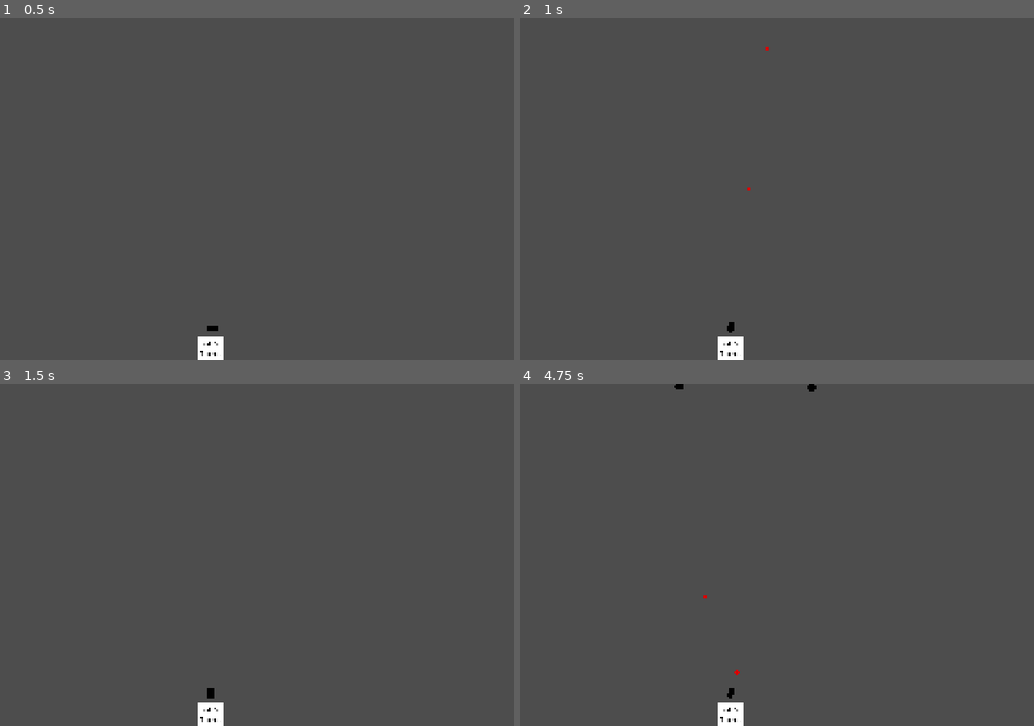
Above: before the commit, frames 1-4 (two rows, left to right).
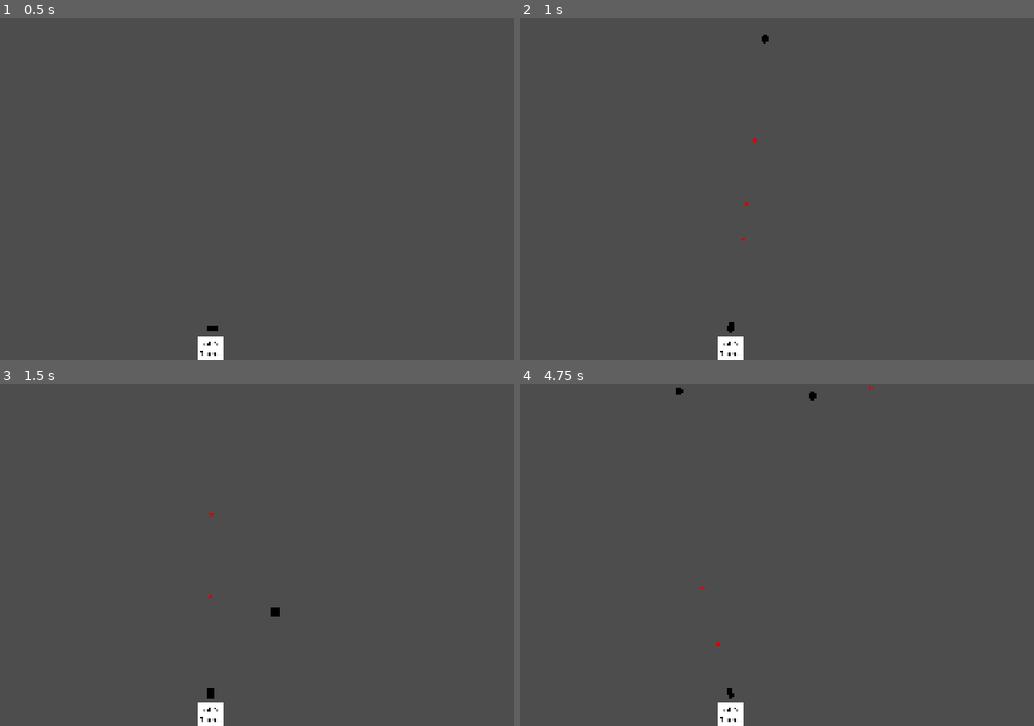
Above: after the commit, the same moments.

Repository: BilgiPasa/2d-gun-turret
Game: Godot game, scene res://Scenes/main_scene.tscn
Two runs of this game, one before a commit and one after it. Both use one fixed random seed, a clock stepped at 60 frames per second and the inputs below.
Inputs (mouse positions are in pixels of both pictures, inside the frame that each line leads up to):
- Up to frame 1 (0.5 s): no input
- Up to frame 2 (1 s): tap Enter at 0.5 s; move the mouse to (864, 171) at 0.52 s
- Up to frame 3 (1.5 s): move the mouse to (87, 572) at 1.27 s
- Up to frame 4 (4.75 s): move the mouse to (792, 479) at 2.02 s; move the mouse to (699, 623) at 2.77 s; move the mouse to (910, 606) at 3.52 s; tap Space at 4.25 s; move the mouse to (545, 503) at 4.27 s

Frame 1 is identical in both runs. In frame 2, less than 0.1% of the frame differs, in the area x 43-49%, y 4-66%; in frame 3, less than 0.1%; in frame 4, 0.2%, in the area x 30-69%, y 0-92%.

Commit message:
Update and add some variables in some scripts, Update to version 0.2.1

Diff:
--- a/Scripts/gun_turret.gd
+++ b/Scripts/gun_turret.gd
@@ -3,8 +3,8 @@
 # * Note: Godot's 2D Y axis increases as you go down and decreases as you go up.
 
 # Shoot Bullet Variables
-const BULLET_DEFAULT_LIN_VEL_X: float = 3000
-const BULLET_MIN_REACH_TIME: float = 0.2
+const BULLET_DEFAULT_LIN_VEL_X: float = 6000
+const BULLET_MIN_REACH_TIME: float = 0.3
 const SHOOT_TIMER_WAIT_TIME: float = 0.1
 const BULLET_SCENE = preload("res://Scenes/bullet.tscn")
 var gravity_amount: float = ProjectSettings.get_setting("physics/2d/default_gravity")
--- a/Scripts/movable_enemy_spawner.gd
+++ b/Scripts/movable_enemy_spawner.gd
@@ -4,13 +4,14 @@
 @onready var spawn_increaser_timer: Timer = $SpawnIncrTimer
 const SPAWN_X_RANGE: int = 750
 const SPEED_RANGE: int = 500
+const MIN_SPAWN_TIME: float = 0.3
 const MOVABLE_ENEMY_SCENE = preload("res://Scenes/movable_enemy.tscn")
 
 func _ready() -> void:
 	spawn_timer.wait_time = 0.5
 	spawn_timer.autostart = true
 	spawn_timer.start()
-	spawn_increaser_timer.wait_time = 2
+	spawn_increaser_timer.wait_time = 1
 	spawn_increaser_timer.autostart = true
 	spawn_increaser_timer.start()
 
@@ -22,5 +23,5 @@
 
 # On Spawn Increaser Timer Timeout
 func _on_spawn_incr_timer_timeout() -> void:
-	if spawn_timer.wait_time > 0.25:
+	if spawn_timer.wait_time > MIN_SPAWN_TIME:
 		spawn_timer.wait_time -= 0.01
--- a/Scripts/static_enemy_spawner.gd
+++ b/Scripts/static_enemy_spawner.gd
@@ -3,13 +3,14 @@
 @onready var spawn_timer: Timer = $SpawnTimer
 @onready var spawn_increaser_timer: Timer = $SpawnIncrTimer
 const SPAWN_RADIUS: int = 750
+const MIN_SPAWN_TIME: float = 0.3
 const STATIC_ENEMY_SCENE = preload("res://Scenes/static_enemy.tscn")
 
 func _ready() -> void:
 	spawn_timer.wait_time = 0.5
 	spawn_timer.autostart = true
 	spawn_timer.start()
-	spawn_increaser_timer.wait_time = 2
+	spawn_increaser_timer.wait_time = 1
 	spawn_increaser_timer.autostart = true
 	spawn_increaser_timer.start()
 
@@ -19,5 +20,5 @@
 	owner.add_child(new_static_enemy)
 
 func _on_spawn_incr_timer_timeout() -> void:
-	if spawn_timer.wait_time > 0.25:
+	if spawn_timer.wait_time > MIN_SPAWN_TIME:
 		spawn_timer.wait_time -= 0.01
--- a/project.godot
+++ b/project.godot
@@ -11,7 +11,7 @@
 [application]
 
 config/name="2d-gun-turret"
-config/version="0.2"
+config/version="0.2.1"
 run/main_scene="uid://jneb5c8685yl"
 config/features=PackedStringArray("4.7", "Forward Plus")
 config/icon="res://icon.svg"
